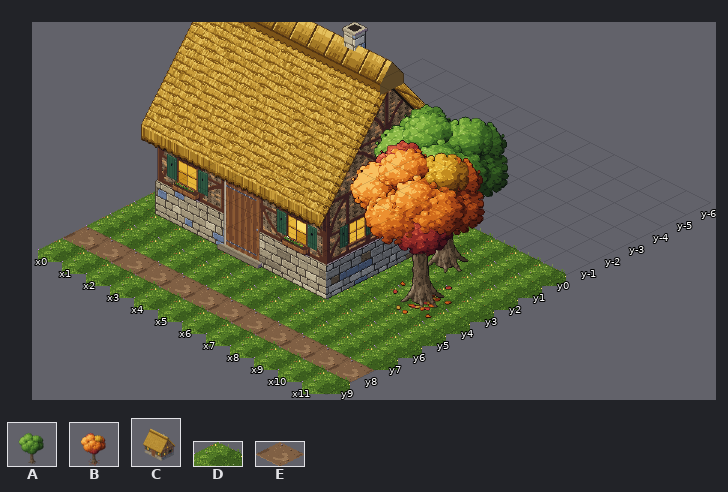
An edit to a level. Tiled map (JSON), kaarten/proef.tmj. The first picture shows the starting point.
Cells are 64x32 px. Isometric: x runs down to the right, y down to the left. Shown: x 0..11, y -6..9. Tiles whose own drawing changed are shown in their newer look in all pictures.
Key: from "bomen": A 0, B 1; from "gebouwen": C 0; from "grond": D 0, E 1.
_ is an empty cell.
Objects are placed by the point they stand on, in cells (3,4 is the top-left corner of cell 3,4); size is 1x1 cell unless given.
Layer "grond" before, first column x 0:
-6 ____________
-5 ____________
-4 ____________
-3 ____________
-2 ____________
-1 ____________
 0 DDDDDDDDDDDD
 1 DDDDDDDDDDDD
 2 DDDDDDDDDDDD
 3 DDDDDDDDDDDD
 4 DDDDDDDDDDDD
 5 DDDDDDDDDDDD
 6 DDDDDDDDDDDD
 7 DDDDDDDDDDDD
 8 EEEEEEEEEEEE
 9 DDDDDDDDDDDD
Objects on layer "objecten" before:
C "vakwerkhuis" at 1,1 size 10.1x19.8
A "eik" at 9,2 size 5.4x9.6
B "den" at 10,4 size 5.4x9.6
After the commit:
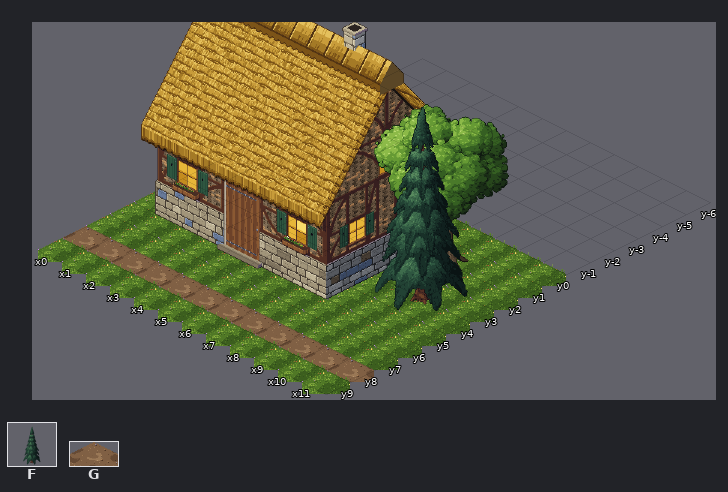
Further tiles: from "bomen": F 2; from "grond": G 16.
The edit:
Changed rows in their new state; . is an unchanged cell.
Layer "grond":
first column x 11:
 8 G
Layer "objecten":
changed: B "den" at 10,4 size 5.4x9.6 -> F "den" at 10,4 size 5.4x9.6
Where, in picture pixels (left, top, right, bottom), the same in both pictures:
changed: (350, 107, 485, 298)
changed: (334, 371, 374, 382)
